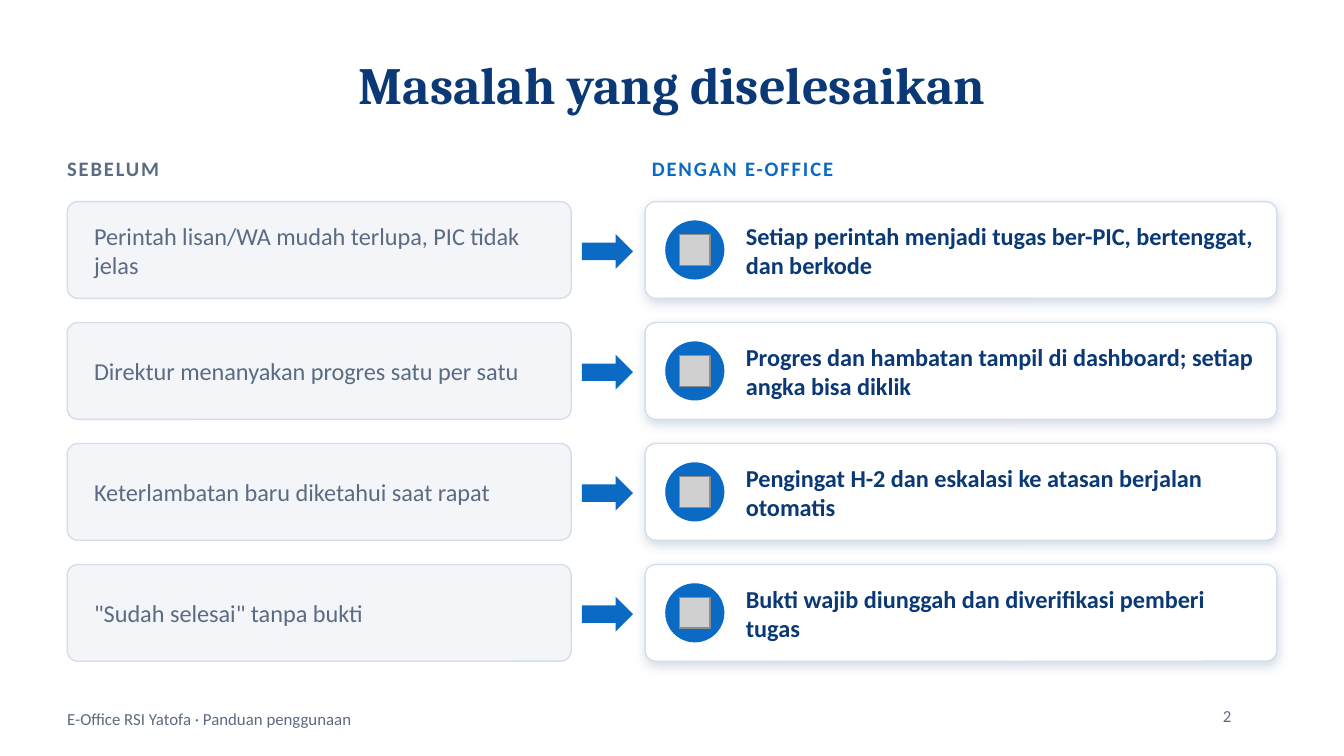
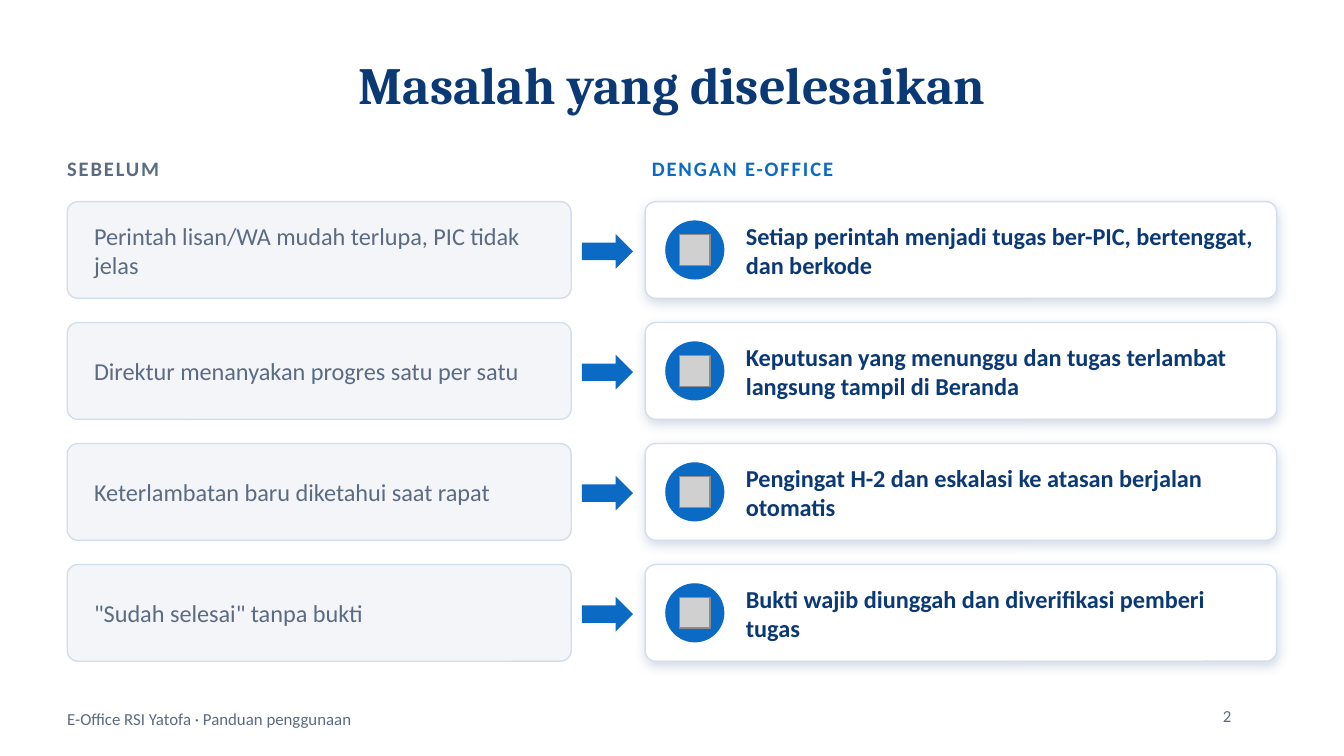
Before and after one commit to krisnapranata/E-Office, a slide deck: slide 2 of Panduan_EOffice_RSI_Yatofa.pptx. Drawn at 1344x756 pixels with LibreOffice and Linux fonts; fonts in the diff are those of the drawing; grey boxes stand for pictures. Boxes give left, top, right and bottom in pixels: in the first picture for what was removed or moved away, otherwise in the second. Text is boxed around its words. In the diff, an @@ line names an element or a change of style, - is before the commit and + after.

```diff
--- a/Panduan_EOffice_RSI_Yatofa.pptx
+++ b/Panduan_EOffice_RSI_Yatofa.pptx
@@ text at bbox=[746, 349, 1227, 399]: text changed @@
-Progres dan hambatan tampil di dashboard; setiap angka bisa diklik
+Keputusan yang menunggu dan tugas terlambat langsung tampil di Beranda
```
Also in this commit, not shown: 9 other slides changed, 6 slides added, 2 slides removed.
